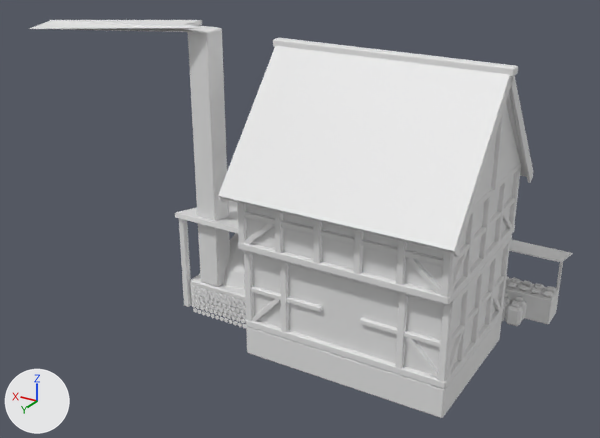
A saved change to the glTF model public/buildings/bakery_3.glb.
The view is the same before and after, from a camera (50 mm lens) standing at (-9.22, 19.78, 13.01) and looking at (2.48, 0.29, 3.26). The lights are fixed; the arrows at lower left show +X, +Y and +Z. The first picture is the older version. Vertices at exactly the same position are counted once.

In view in the first picture: 'bakery_3'.
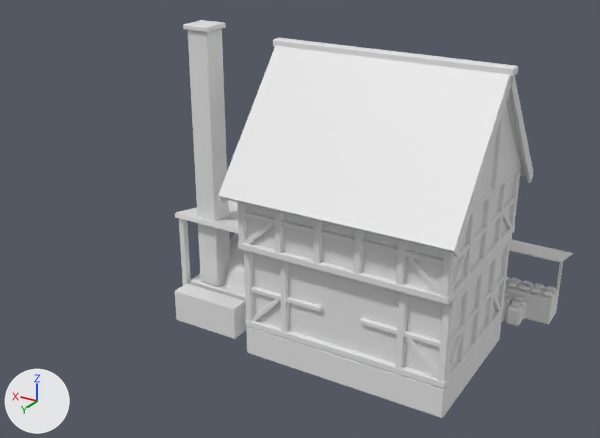
What differs and where, as boxes (x1, y1, x2, y2) in the pictures (600 x 438 px; the box of a moved part takes in the faces that stretch with it):
```json
{"object": "bakery_3", "change": "reshaped", "before": [29, 20, 573, 418], "after": [175, 20, 573, 418], "on screen": "27% narrower"}
{"part": 1, "of": "me_bakery_3", "change": "moved or reshaped", "after": [175, 283, 246, 339], "on screen": "not visible before"}
{"part": 2, "of": "me_bakery_3", "change": "moved or reshaped", "before": [29, 20, 207, 32], "after": [183, 20, 226, 32]}
```

Scene script edits in JSON lines:
```json
{"block": "me_bakery_3", "where": "# used by ob_bakery_3; location = (0.0, 0.0, 0.0)"}
{"block": "me_bakery_3", "where": "# before: 2872 (9.07, 3.81, 8.79) at pixel (28, 28), 2873 (9.09, 3.83, 8.79) at pixel (27, 28), 2874 (9.09, 2.98, 8.89) at pixel (50, 20), 2875 (9.09, 3.0, 8.91) at pixel (49, 19), 2876 (9.07, 3.0, 8.89) at pixel (49, 20)"}
{"block": "me_bakery_3", "where": "# before: 2877 (9.09, 3.0, 8.77), 2878 (9.09, 2.98, 8.79), 2879 (9.07, 3.0, 8.79)"}
{"op": "remove", "block": "me_bakery_3", "code": "me_bakery_3.from_pydata(...)  # 4978 vertices, 8884 faces; spans x -4.5..9.09, y -4.41..3.83, z -0.5..8.91"}
{"op": "add", "block": "me_bakery_3", "code": "me_bakery_3.from_pydata(...)  # 4978 vertices, 8894 faces; spans x -4.5..6.0, y -4.41..3.1, z -0.5..8.91"}
{"block": "me_bakery_3", "change": "me_bakery_3 part 1: the loose piece of 8 vertices spanning x -1.1..1.1, y -0.3..0.3, z 0.0..1.0 is moved by (4.5, 2.2, 0.0)"}
{"block": "me_bakery_3", "change": "me_bakery_3 part 2"}
{"op": "add", "block": "me_bakery_3", "code": "for i in [*range(2872, 2880)]: me_bakery_3.vertices[i].co += Vector((-4.5, -2.2, 0.0))"}
```
